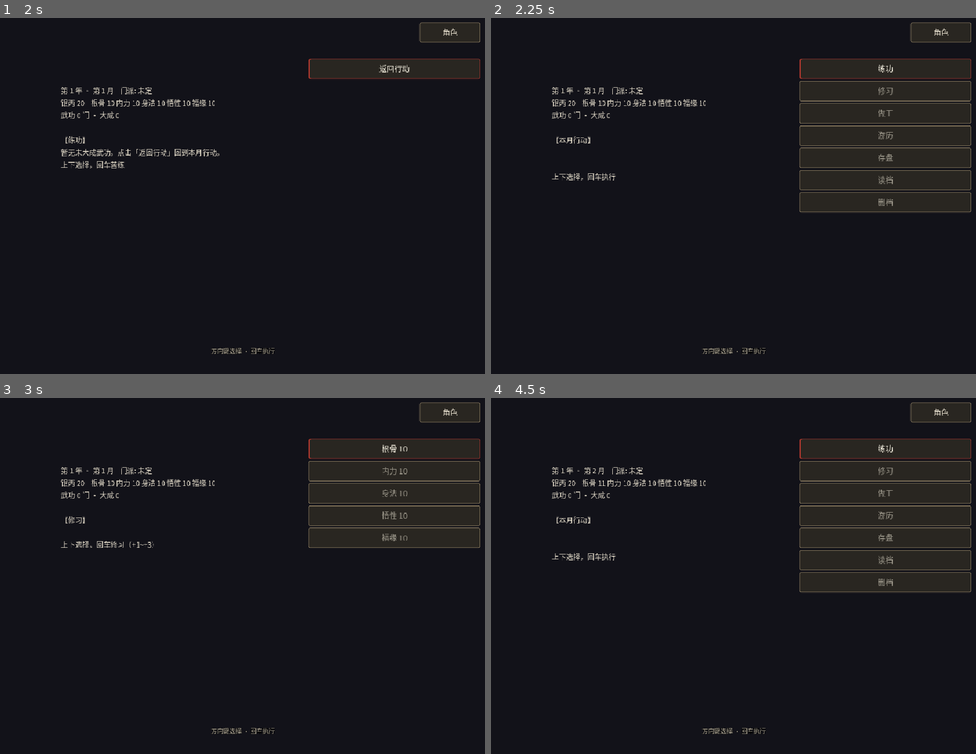
Above: before the commit, frames 1-4 (two rows, left to right).
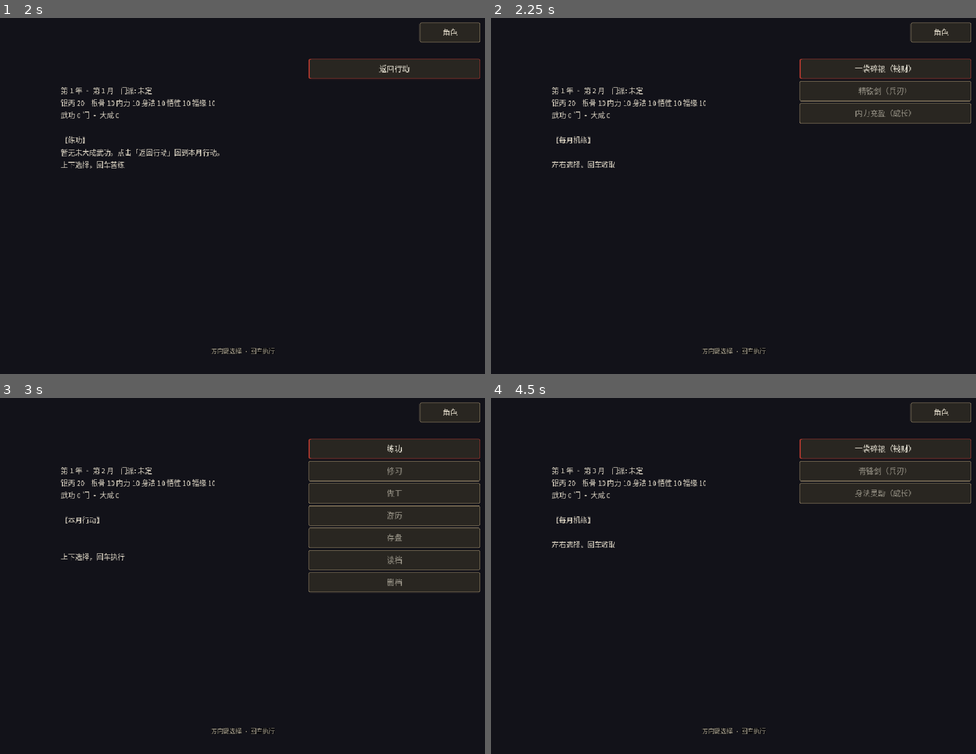
Above: after the commit, the same moments.

Repository: linxuhao/jinyong-heroes
Game: Godot game, scene res://scenes/segments/cultivation.tscn
The game is run twice, just before and just after one commit, with the same random seed, the same clock (stepped at 60 frames per second) and the same inputs. This scene is started directly instead of the project's main scene. Sound files missing from this copy of the repository are replaced by a short silence.
Inputs:
- Up to frame 1 (2 s): click "一袋碎银（钱财）" at 0.5 s; click "练功" at 1.25 s
- Up to frame 2 (2.25 s): click "返回行动" at 2 s
- Up to frame 3 (3 s): click "修习" (after the commit: "精铁剑（兵刃）") at 2.75 s
- Up to frame 4 (4.5 s): click "根骨 10" (after the commit: "练功") at 3.5 s; click "精铁剑（兵刃）" (after the commit: "返回行动") at 4.25 s

Frame 1 is identical in both runs. In frame 2, 1.6% of the frame differs, in the area x 12-99%, y 13-55%; in frame 3, 1.0%; in frame 4, 1.6%.

Commit message:
dpe_game/t_impl: softlock_month_exit [jinyong-loop] (1 file(s))

Diff:
--- a/scripts/segments/cultivation.gd
+++ b/scripts/segments/cultivation.gd
@@ -96,6 +96,19 @@
 
 ## Surface: true once the DEBUG fast-forward has run.
 var fast_forward_used: bool = false
+
+## Surface: the month captured at the very top of _on_accept() BEFORE any phase
+## match — the pre-advance month for the differential nail. Assigned ONLY in
+## _on_accept (never re-assigned, and never written by _sync_surface, which
+## re-reads the profile's month on every call and would clobber the snapshot).
+var month_before_accept: int = 1
+
+## Surface: an on-screen notice for the current accept ("", nothing to say).
+## Rendered by _render() as an appended body line whenever non-empty. Cleared at
+## the top of _on_accept() and written by the branches that need to explain
+## themselves (e.g. the empty-practice exit). Same facility_result_text shape:
+## tr() at the composition site; nails assert shape-only (!= "").
+var status_text: String = ""
 
 var _monthly_cards: Array = []
 var _yearly_cards: Array = []
@@ -232,6 +245,8 @@
 
 
 func _on_accept() -> void:
+	month_before_accept = month
+	status_text = ""
 	_delete_armed = false
 	match phase:
 		"YEAR_AUGMENT":
@@ -272,7 +287,18 @@
 		"GONGFA_PICK":
 			var ids: Array[String] = _unmastered_ids()
 			if ids.is_empty():
-				phase = "ACTION_PICK"
+				# Soft-lock exit: no unmastered arts — burn the month and move
+				# on. Mirrors _fast_forward's transition (ATTR_PICK + advance)
+				# WITHOUT its free reward: NO _apply_action here (zero RNG ops,
+				# zero attribute gain — the seeded RNG stream's op order is the
+				# lifeline of event_travel_effects 19/19 and save_load_roundtrip
+				# 14/14). _after_action is the single month-advance path; month
+				# 12 -> YEAR_END and y3/m12 -> _finish_to_map inherit for free.
+				status_text = tr("无可修习的功法，本月照常过去")
+				phase = "ATTR_PICK"
+				_attr_focus = 0
+				_after_action()
+				return
 			else:
 				var gid: String = ids[_gongfa_focus % ids.size()]
 				_apply_action({"kind": "practice", "target": gid})
